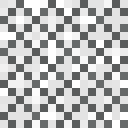
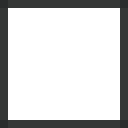
The second 128 × 128 image is a revision of the first. Changes to its layers:
added layer "side.base" above "Layer Group" over (0, 0, 128, 128)
hid group "Layer Group" (2 layers) over (0, 0, 128, 128)
hid group "Layer Group #1" (2 layers) over (0, 0, 128, 128)
